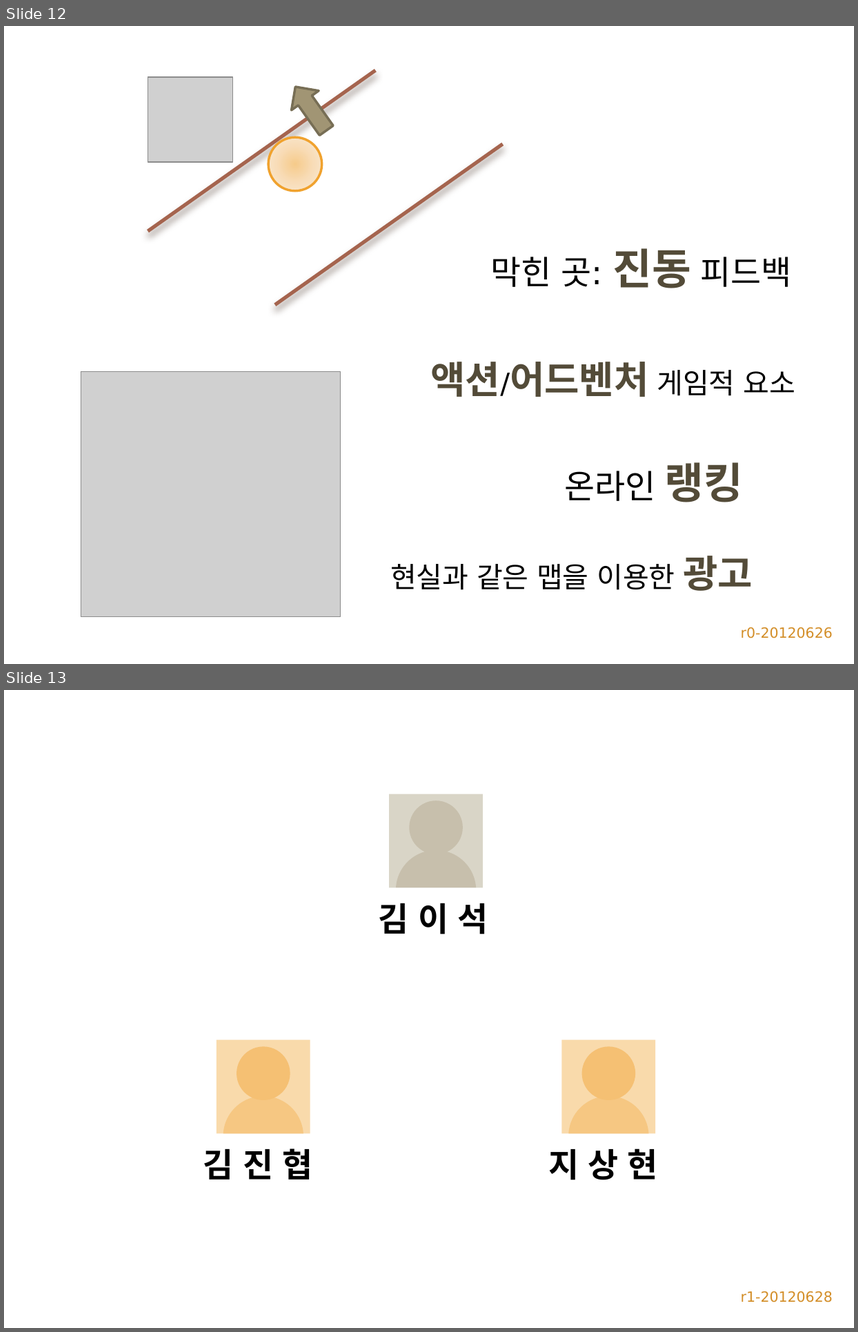
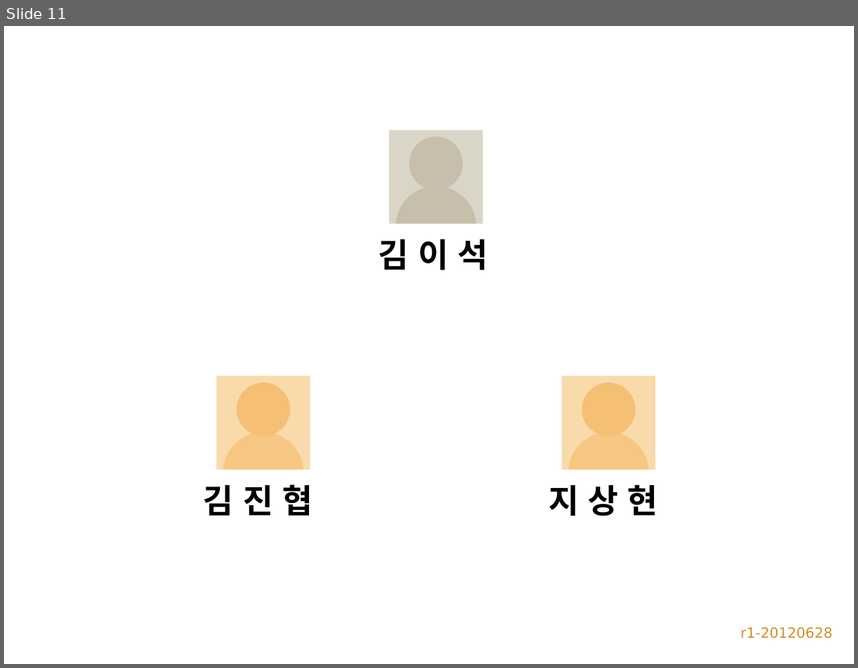
Before and after one commit to zwycid/dimension-drive-downside, a slide deck: doc/3조-DimensionDriveDownside.pptx. Shown one above the other, each under a label of ours: slides 12 and 13 before the commit, slide 11 after it. The pictures are 858x1332 and 858x668 pixels, drawn with LibreOffice and Linux fonts; fonts in the diff are those of the drawing; grey boxes stand for pictures; background and template pictures are left out. Boxes give left, top, right and bottom in pixels: in the first picture for what was removed or moved away, otherwise in the second. Text is boxed around its words. In the diff, an @@ line names an element or a change of style, - is before the commit and + after.

```diff
--- a/doc/3조-DimensionDriveDownside.pptx
+++ b/doc/3조-DimensionDriveDownside.pptx
@@ slide 12 removed at [4,26,854,664], background picture (left out) @@
@@ picture removed at [148,77,232,162] @@
@@ line removed from (375, 70) to (148, 231) @@
@@ right arrow removed at [282,76,340,139] @@
@@ ellipse removed at [268,137,322,191] @@
@@ line removed from (503, 144) to (275, 305) @@
@@ text removed at [491,248,791,288] @@
-막힌 곳: 진동 피드백
@@ picture removed at [81,371,341,616] @@
@@ text removed at [430,361,795,397] @@
-액션/어드벤처 게임적 요소
@@ text removed at [564,462,743,502] @@
-온라인 랭킹
@@ text removed at [390,555,753,590] @@
-현실과 같은 맵을 이용한 광고
@@ text removed at [741,626,833,638] @@
-r0-20120626
@@ what was slide 13 is now slide 11 @@
```
Also in this commit, not shown: 7 slides changed, 1 slide added, 4 other slides removed.
